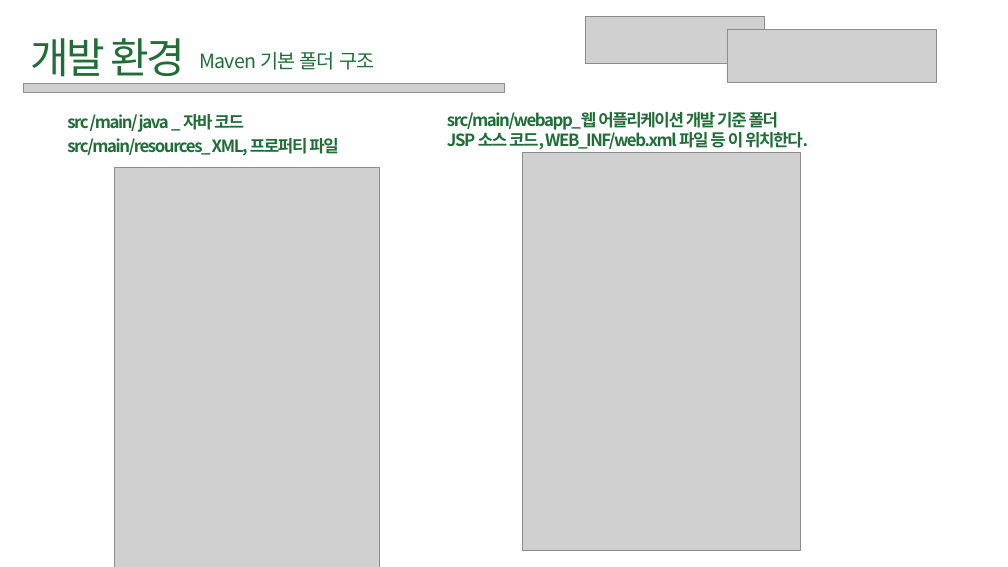
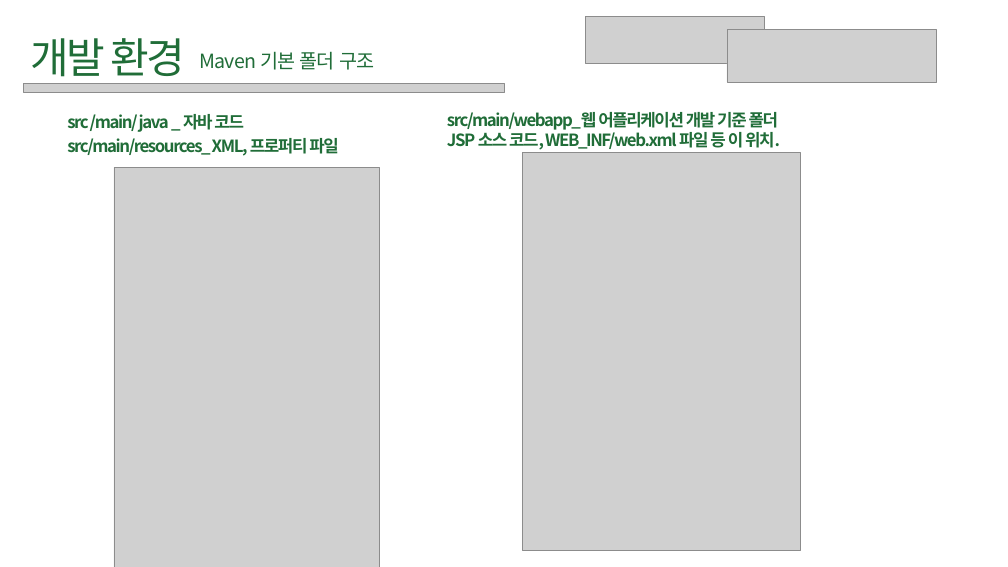
Before and after one commit to hanYijin/portfolio_2021, a slide deck: slide 5 of smartFarm.pptx. Drawn at 1008x567 pixels with LibreOffice and Linux fonts; fonts in the diff are those of the drawing; grey boxes stand for pictures. Boxes give left, top, right and bottom in pixels: in the first picture for what was removed or moved away, otherwise in the second. Text is boxed around its words. In the diff, an @@ line names an element or a change of style, - is before the commit and + after.

```diff
--- a/smartFarm.pptx
+++ b/smartFarm.pptx
@@ text at (x1=447, y1=129, x2=780, y2=150): text changed @@
-JSP 소스 코드, WEB_INF/web.xml 파일 등 이 위치한다.
+JSP 소스 코드, WEB_INF/web.xml 파일 등 이 위치.
```
Also in this commit, not shown: 7 other slides changed, 12 other files.
